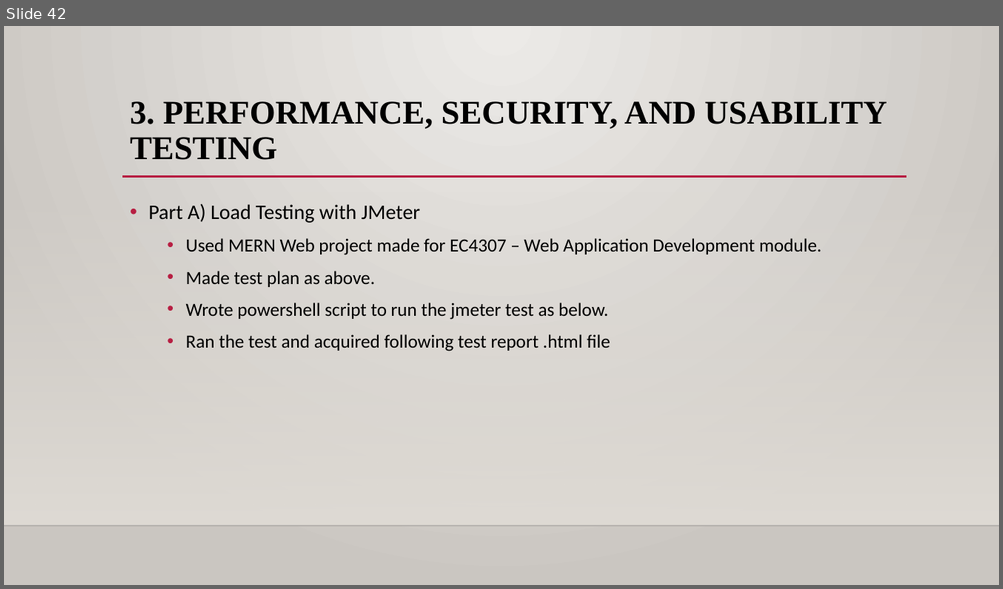
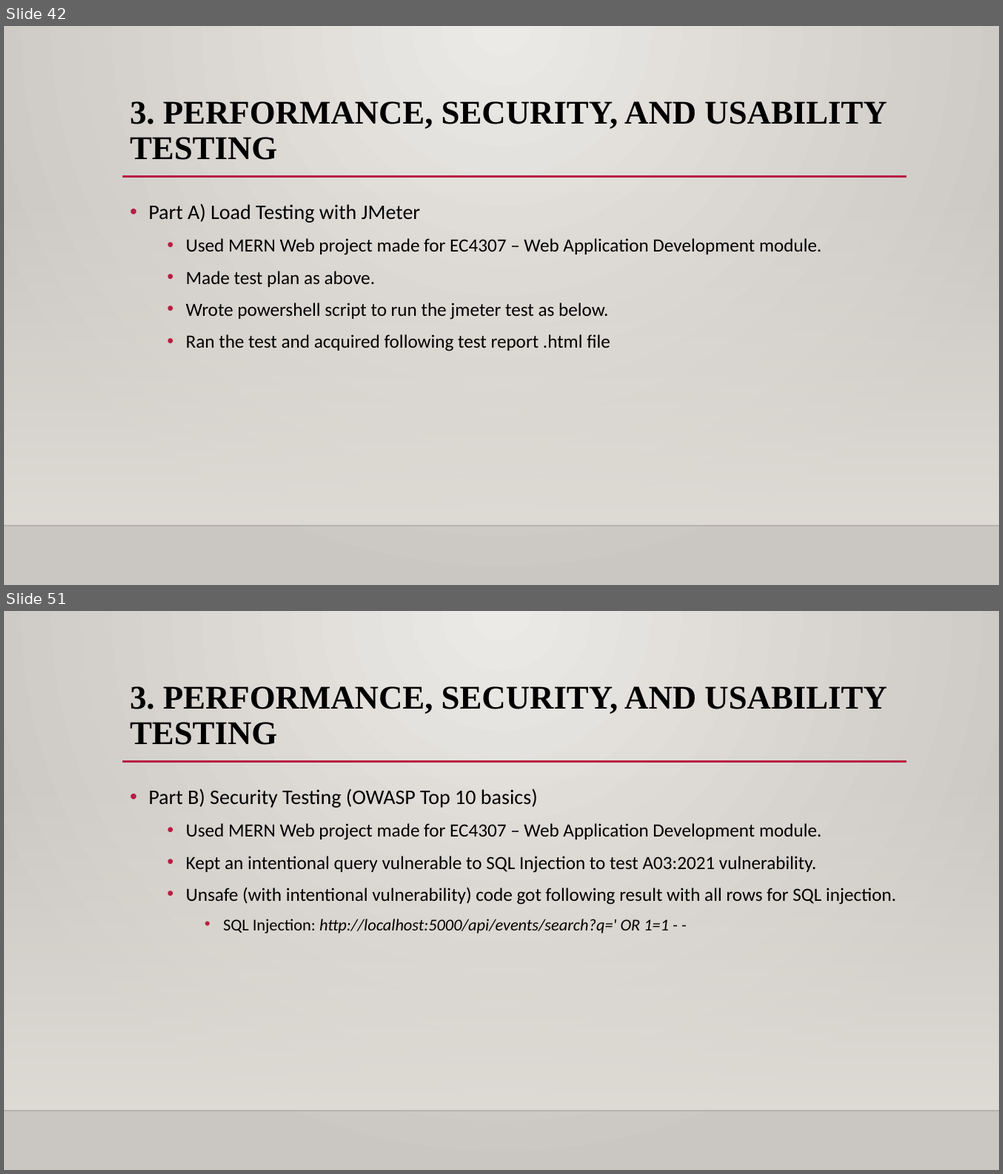
Before and after one commit to Thanu10ekoon/QA_Project, a slide deck: Presentation/EG_2022_5364.pptx. Shown one above the other, each under a label of ours: slide 42 before the commit, slides 42 and 51 after it; the slides between them are not shown. The pictures are 1003x589 and 1003x1174 pixels, drawn with LibreOffice and Linux fonts; fonts in the diff are those of the drawing; background and template pictures are left out. Boxes give left, top, right and bottom in pixels: in the first picture for what was removed or moved away, otherwise in the second. Text is boxed around its words. In the diff, an @@ line names an element or a change of style, - is before the commit and + after.

Commit message:
update presentation

```diff
--- a/Presentation/EG_2022_5364.pptx
+++ b/Presentation/EG_2022_5364.pptx
@@ slide 51 added at bbox=[4, 611, 999, 1170], background gradient #ECEAE7 to #CAC7C1; not listed: 3 template elements that a slide beside it also shows @@
@@ title added at bbox=[130, 686, 886, 745], 32 pt, text #000000, bold @@
+3. PERFORMANCE, SECURITY, AND USABILITY TESTING
@@ text added at bbox=[148, 789, 896, 934], 18 pt, text #000000 @@
+• Part B) Security Testing (OWASP Top 10 basics)
+  • Used MERN Web project made for EC4307 – Web Application Development module.
+  • Kept an intentional query vulnerable to SQL Injection to test A03:2021 vulnerability.
+  • Unsafe (with intentional vulnerability) code got following result with all rows for SQL injection.
+    • SQL Injection: http://localhost:5000/api/events/search?q=' OR 1=1 - -
```
Also in this commit, not shown: 22 other slides added, 2 slides removed, 1 other file.
